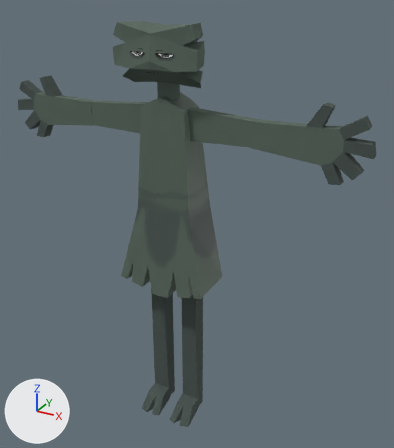
Renders of the Blender file 3d/models/Inno/inno.blend from each side of a commit.
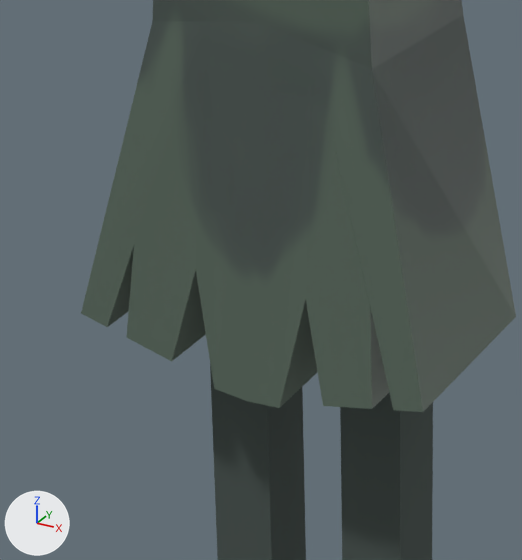
Each version is shown whole from a 50 mm camera at (5.3, -8.57, 9.02) aimed at (0.34, 0.44, 4.52), then close up on the part from 26% to 57% of the width and 45% to 74% of the height. The axes (+X, +Y, +Z) are drawn at lower left. The lights are the same throughout. The older version's two pictures come first.

Names of what the first close-up shows: 'torso', 'uppder_leg L', 'uppder_leg R' and 1 more.
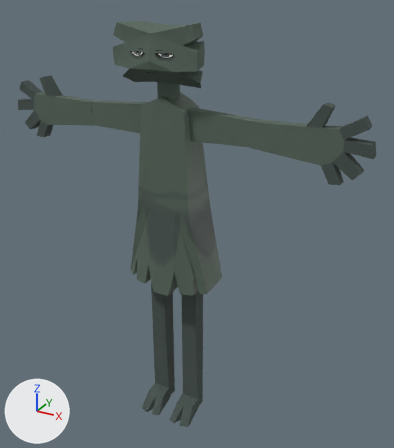
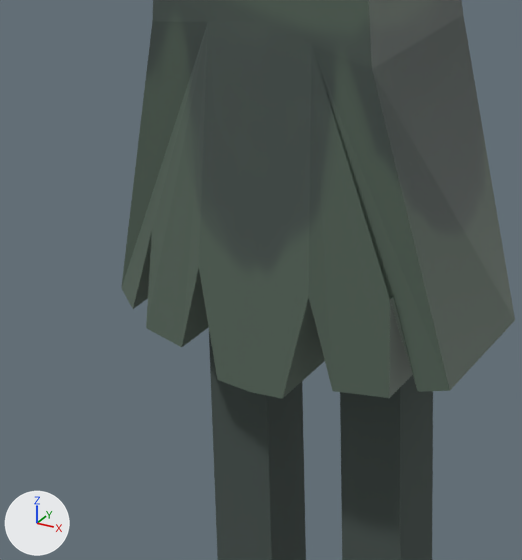
What the commit changed:
me_cube_001 is used by ob_torso; location (0.0, 0.0, 5.228); scale (0.507, 0.507, 1.83).
Before the commit, vertices of me_cube_001: 10 (0.0, -1.0, -1.11) at pixel (246, 401), 15 (0.36, -1.0, -1.1) at pixel (279, 408), 37 (-0.36, -1.0, -1.1) at pixel (214, 388).
me_cube_001 had 50 vertices, 58 faces and spanned x -1.87..1.87, y -1.0..1.69, z -1.11..1.08.
me_cube_001 now has 50 vertices, 58 faces and spans x -1.87..1.87, y -0.94..1.69, z -1.09..1.08.
Part 1, on me_cube_001:
Vertices 10, 15, 37 of me_cube_001 move by (0.0, 0.06, 0.02).
Vertex 4 of me_cube_001 moves from (1.87, -1.0, -0.99) at pixel (423, 412) to (1.87, -0.49, -1.0) at pixel (449, 390).
Vertex 6 of me_cube_001 moves from (1.83, 0.96, -0.99) at pixel (516, 316) to (1.83, 0.94, -1.0) at pixel (515, 320).
Vertex 18 of me_cube_001 moves from (0.83, -1.0, -1.05) at pixel (323, 405) to (0.83, -0.83, -1.04) at pixel (332, 391).
Vertex 20 of me_cube_001 moves from (1.35, -1.0, -1.02) at pixel (371, 408) to (1.35, -0.68, -1.04) at pixel (389, 398).
Vertex 22 of me_cube_001 moves from (1.57, -1.0, -1.01) at pixel (393, 410) to (1.57, -0.54, -1.02) at pixel (417, 391).
Vertex 23 of me_cube_001 moves from (1.57, 1.0, -1.01) to (1.57, 1.3, -1.01).
Vertex 25 of me_cube_001 moves from (1.27, -0.89, -0.75) at pixel (370, 307) to (1.32, -0.62, -0.76) at pixel (389, 299).
Vertex 27 of me_cube_001 moves from (0.6, -0.89, -0.78) at pixel (305, 299) to (0.6, -0.83, -0.78) at pixel (308, 296).
Vertex 30 of me_cube_001 moves from (-1.87, -1.0, -0.99) at pixel (80, 313) to (-1.87, -0.33, -1.0) at pixel (121, 288).
Vertex 32 of me_cube_001 moves from (-1.83, 0.96, -0.99) to (-1.83, 0.85, -1.0).
Vertex 40 of me_cube_001 moves from (-0.83, -1.0, -1.05) at pixel (171, 361) to (-0.83, -0.83, -1.04) at pixel (181, 347).
Vertex 42 of me_cube_001 moves from (-1.35, -1.0, -1.02) at pixel (126, 337) to (-1.35, -0.68, -1.04) at pixel (146, 328).
Vertex 44 of me_cube_001 moves from (-1.57, -1.0, -1.01) at pixel (107, 327) to (-1.6, -0.53, -1.02) at pixel (133, 309).
Vertex 45 of me_cube_001 moves from (-1.57, 1.0, -1.01) to (-1.57, 1.21, -1.01).
Vertex 47 of me_cube_001 moves from (-1.28, -0.89, -0.75) at pixel (133, 243) to (-1.3, -0.57, -0.75) at pixel (151, 230).
Vertex 49 of me_cube_001 moves from (-0.6, -0.89, -0.78) at pixel (195, 269) to (-0.6, -0.83, -0.78) at pixel (198, 267).

Changed parts and their boxes (x1, y1, x2, y2) in the close-ups (522 x 560 px; the box of a moved part takes in the faces that stretch with it):
'torso', reshaped: before (81, 0, 516, 412); after (121, 0, 515, 399)
part 1 of me_cube_001, moved or reshaped: before (81, 26, 516, 412); after (121, 26, 515, 399)
